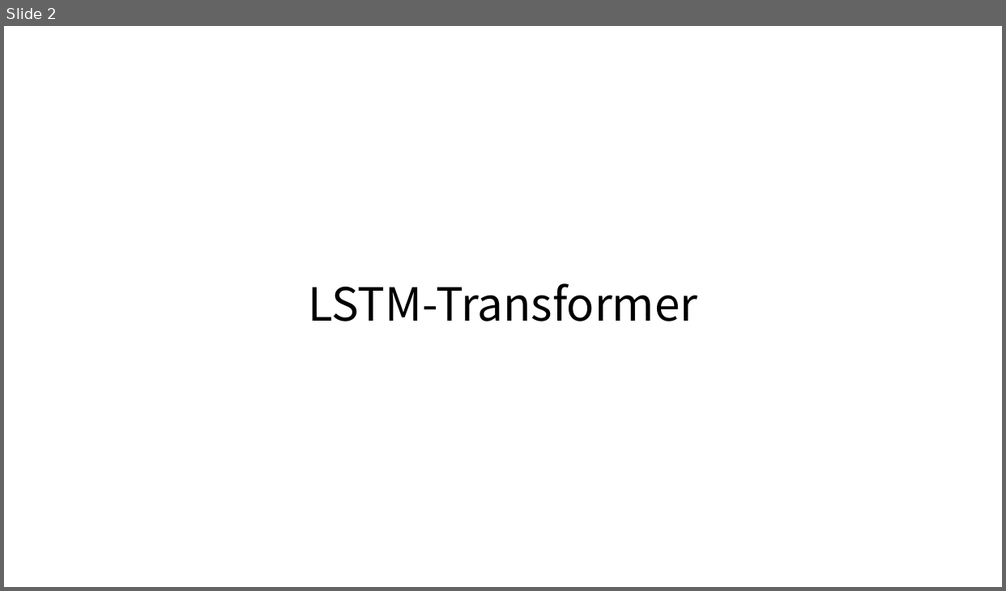
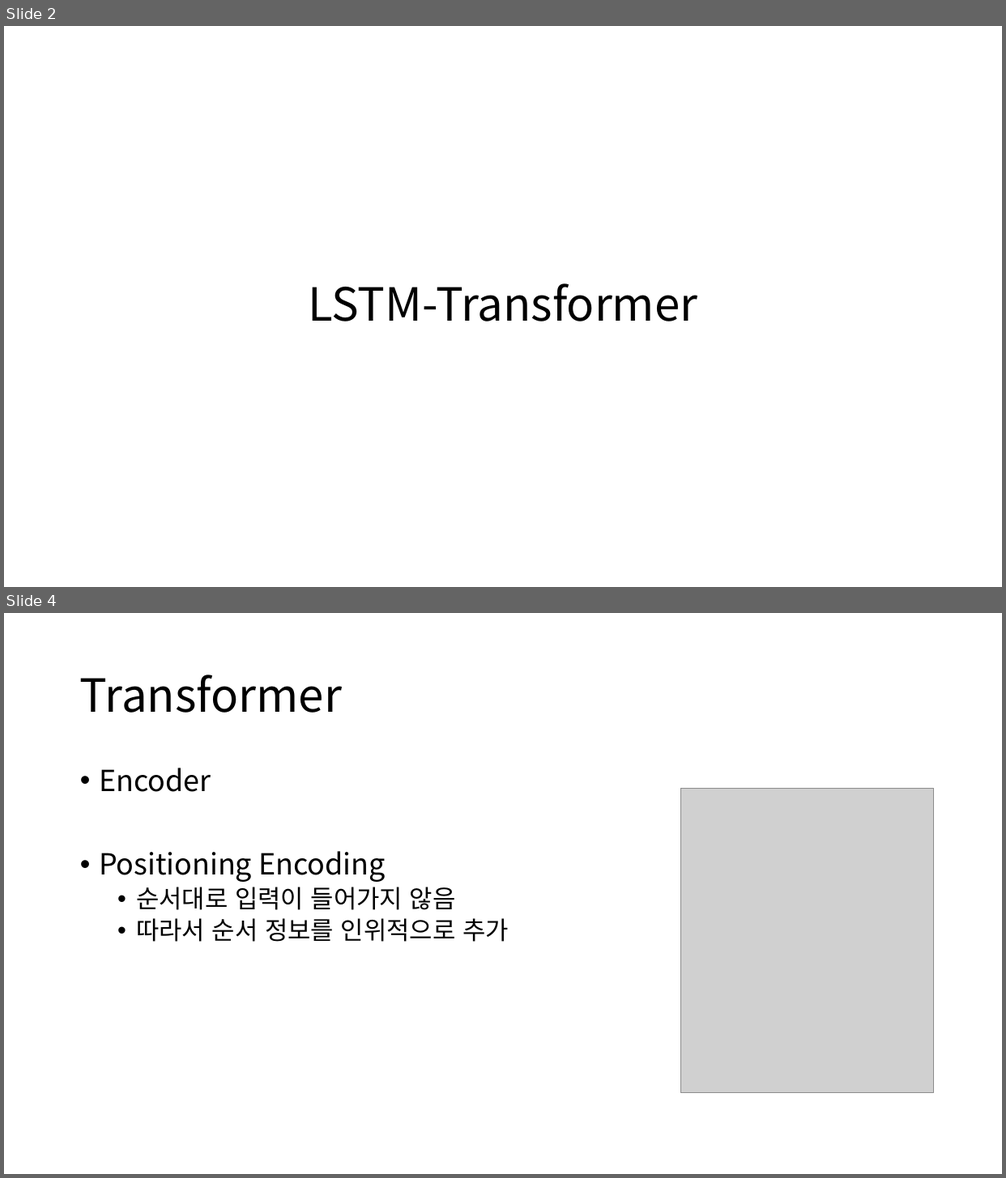
Before and after one commit to Noaplex/capstone, a slide deck: LSTM_Transformer_Parallel.pptx. Shown one above the other, each under a label of ours: slide 2 before the commit, slides 2 and 4 after it; the slides between them are not shown. The pictures are 1006x591 and 1006x1178 pixels, drawn with LibreOffice and Linux fonts; fonts in the diff are those of the drawing; grey boxes stand for pictures. Boxes give left, top, right and bottom in pixels: in the first picture for what was removed or moved away, otherwise in the second. Text is boxed around its words. In the diff, an @@ line names an element or a change of style, - is before the commit and + after.

```diff
--- a/LSTM_Transformer_Parallel.pptx
+++ b/LSTM_Transformer_Parallel.pptx
@@ slide 4 added at bbox=[4, 613, 1002, 1174], background #FFFFFF @@
@@ title added at bbox=[80, 675, 342, 713], 44 pt, text #000000 @@
+Transformer
@@ text added at bbox=[99, 768, 509, 942], 24 pt, text #000000 @@
+• Encoder
+• Positioning Encoding
+  • 순서대로 입력이 들어가지 않음
+  • 따라서 순서 정보를 인위적으로 추가
@@ picture added at bbox=[681, 788, 934, 1093] @@
```
Also in this commit, not shown: 2 other slides added, 1 slide removed.
